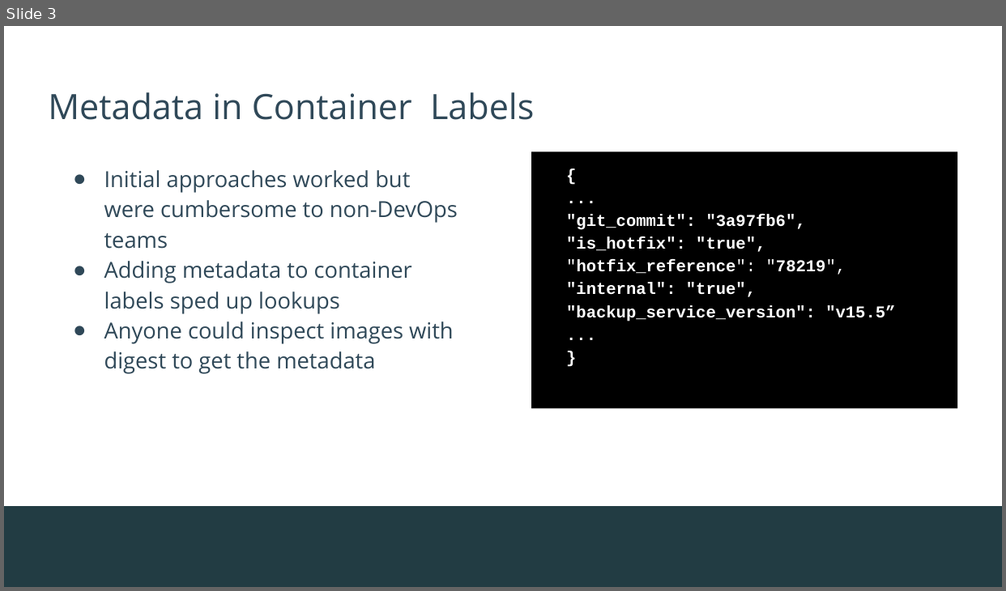
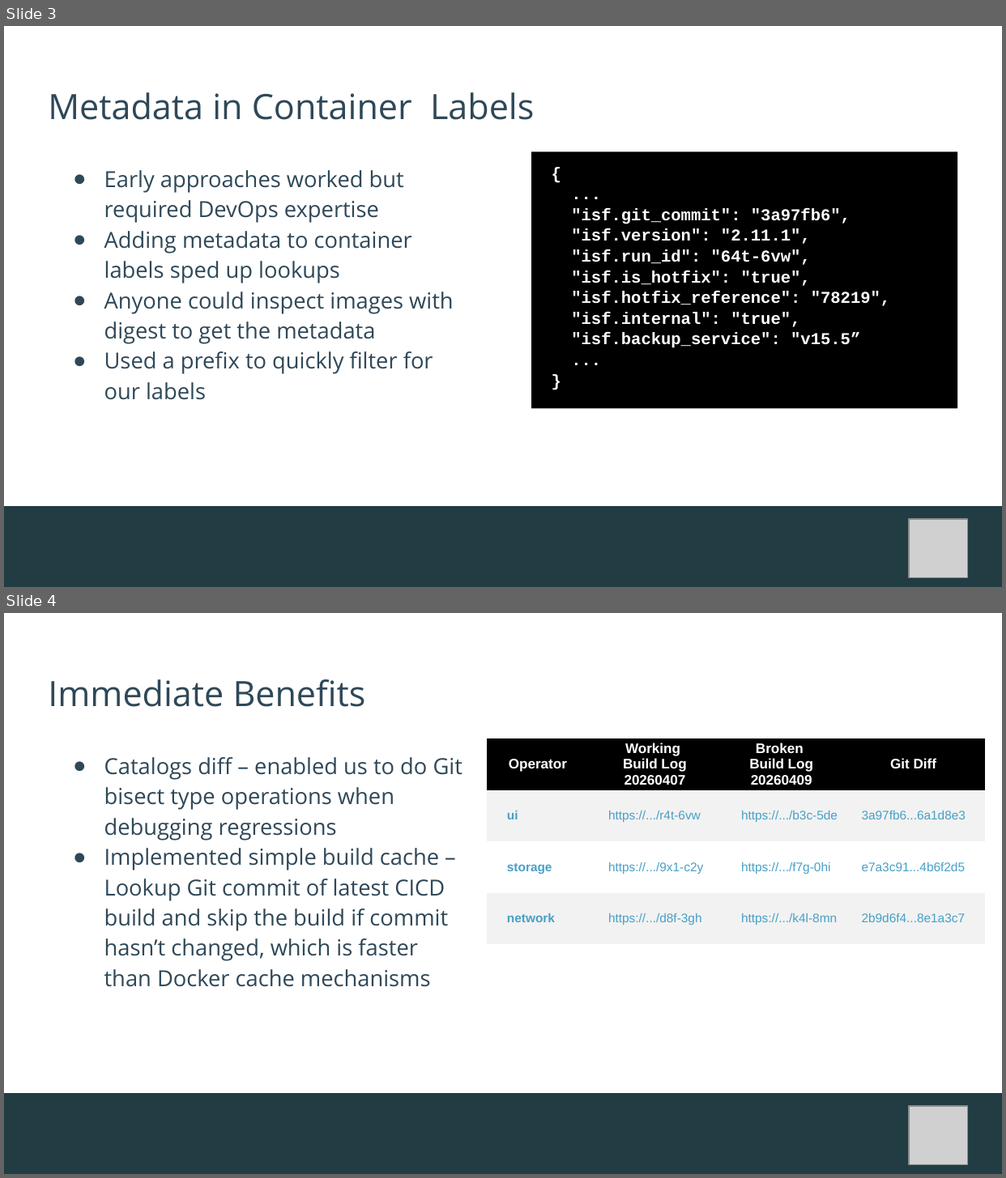
Before and after one commit to socheatsou/presentations, a slide deck: open-source-summit-na-2026/Artifacts-Metadata-OSS-NA26.pptx. Shown one above the other, each under a label of ours: slide 3 before the commit, slides 3 and 4 after it. The pictures are 1006x591 and 1006x1178 pixels, drawn with LibreOffice and Linux fonts; fonts in the diff are those of the drawing; grey boxes stand for pictures; background and template pictures are left out. Boxes give left, top, right and bottom in pixels: in the first picture for what was removed or moved away, otherwise in the second. Text is boxed around its words. In the diff, an @@ line names an element or a change of style, - is before the commit and + after.

```diff
--- a/open-source-summit-na-2026/Artifacts-Metadata-OSS-NA26.pptx
+++ b/open-source-summit-na-2026/Artifacts-Metadata-OSS-NA26.pptx
@@ slide 4 added at [4, 613, 1002, 1174], background #FFFFFF; not listed: 1 template element that a slide beside it also shows @@
@@ title added at [48, 679, 366, 707], 25.2 pt, text #2F4858 @@
+Immediate Benefits
@@ text added at [104, 757, 462, 987], 16 pt, text #2F4858 @@
+● Catalogs diff – enabled us to do Git bisect type operations when debugging regressions
+● Implemented simple build cache – Lookup Git commit of latest CICD build and skip the build if commit hasn’t changed, which is faster than Docker cache mechanisms
@@ table added at [487, 739, 986, 944], 4 rows, 4 columns @@
+Operator | Working / Build Log / 20260407 | Broken / Build Log / 20260409 | Git Diff
+ui | https://.../r4t-6vw | https://.../b3c-5de | 3a97fb6...6a1d8e3
+storage | https://.../9x1-c2y | https://.../f7g-0hi | e7a3c91...4b6f2d5
+network | https://.../d8f-3gh | https://.../k4l-8mn | 2b9d6f4...8e1a3c7
@@ picture added at [909, 1106, 968, 1165] @@
@@ slide 3 changed as well @@
@@ text at [104, 170, 404, 223]: text changed @@
-● Initial approaches worked but were cumbersome to non-DevOps teams
+● Early approaches worked but required DevOps expertise
@@ text "{" at [530, 152, 957, 409]: indent changed; line spacing 1.15 to 1.05 @@
@@ text at [571, 208, 890, 348]: text changed @@
-"git_commit": "3a97fb6",
-"is_hotfix": "true",
-"hotfix_reference": "78219",
-"internal": "true",
-"backup_service_version": "v15.5”
+"isf.git_commit": "3a97fb6",
+"isf.version": "2.11.1",
+"isf.run_id": "64t-6vw",
+"isf.is_hotfix": "true",
+"isf.hotfix_reference": "78219",
+"isf.internal": "true",
+"isf.backup_service": "v15.5”
@@ text at [104, 352, 433, 400]: paragraph added @@
+● Used a prefix to quickly filter for our labels
@@ picture added at [909, 519, 968, 578] @@
```
Also in this commit, not shown: 5 other slides changed, 1 other slide added, 1 slide removed.
